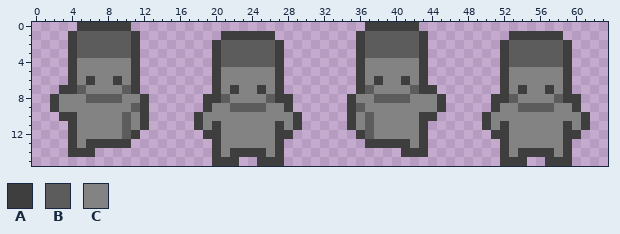
Pixel-art sprite -- build/textures/player_run_down.png. The picture above is the old version.
The file is 64x16 pixels.
Palette (. is transparent): A #3e3e3e  B #5c5c5c  C #838383
After:
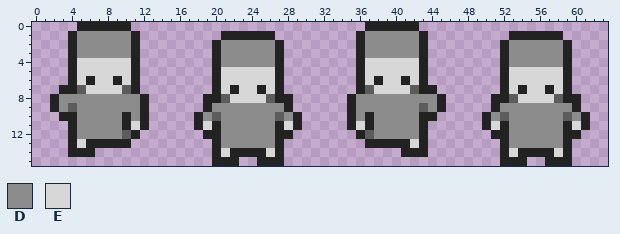
Colours new in this view: D #8c8c8c  E #d7d7d7
Diff:
colour A: #3e3e3e -> #222222
y 1: x 5..10 BBBBBB -> DDDDDD; x 37..42 BBBBBB -> DDDDDD
y 2..3: x 5..10 BBBBBB -> DDDDDD; x 21..26 BBBBBB -> DDDDDD; x 37..42 BBBBBB -> DDDDDD; x 53..58 BBBBBB -> DDDDDD
y 4: x 5..10 CCCCCC -> EEEEEE; x 21..26 BBBBBB -> DDDDDD; x 37..42 CCCCCC -> EEEEEE; x 53..58 BBBBBB -> DDDDDD
y 5: x 5..10 CCCCCC -> EEEEEE; x 21..26 CCCCCC -> EEEEEE; x 37..42 CCCCCC -> EEEEEE; x 53..58 CCCCCC -> EEEEEE
y 6: x 5 C -> E; x 7..8 CC -> EE; x 10 C -> E; x 21..26 CCCCCC -> EEEEEE; x 37 C -> E; x 39..40 CC -> EE; x 42 C -> E; x 53..58 CCCCCC -> EEEEEE
y 7: x 6..9 CCCC -> EEEE; x 21 C -> E; x 23..24 CC -> EE; x 26 C -> E; x 38..41 CCCC -> EEEE; x 53 C -> E; x 55..56 CC -> EE; x 58 C -> E
y 8: x 3..11 CCCBBBBCC -> DDDDDDDDD; x 22..25 CCCC -> EEEE; x 36..44 CCBBBBCCC -> DDDDDDDDD; x 54..57 CCCC -> EEEE
y 9: x 3..11 CCCCCCCCB -> DBDDDDDDD; x 20..27 CCBBBBCC -> DDDDDDDD; x 36..44 BCCCCCCCC -> DDDDDDDBD; x 52..59 CCBBBBCC -> DDDDDDDD
y 10: x 5..11 CCCCCBC -> DDDDDAD; x 19..28 CCCCCCCCCC -> DBDDDDDDBD; x 36..42 CBCCCCC -> DADDDDD; x 51..60 CCCCCCCCCC -> DBDDDDDDBD
y 11: x 5..11 CCCCCBC -> DDDDDAE; x 19 C -> E; x 21..26 CCCCCC -> DDDDDD; x 28 C -> E; x 36..42 CBCCCCC -> EADDDDD; x 51 C -> E; x 53..58 CCCCCC -> DDDDDD; x 60 C -> E
y 12: x 5..9 CCCCC -> DDDDD; x 21..26 CCCCCC -> DDDDDD; x 38..42 CCCCC -> DDDDD; x 53..58 CCCCCC -> DDDDDD
y 13: x 5 C -> E; x 21..26 CCCCCC -> DDDDDD; x 42 C -> E; x 53..58 CCCCCC -> DDDDDD
y 14: x 21 C -> E; x 26 C -> E; x 53 C -> E; x 58 C -> E
